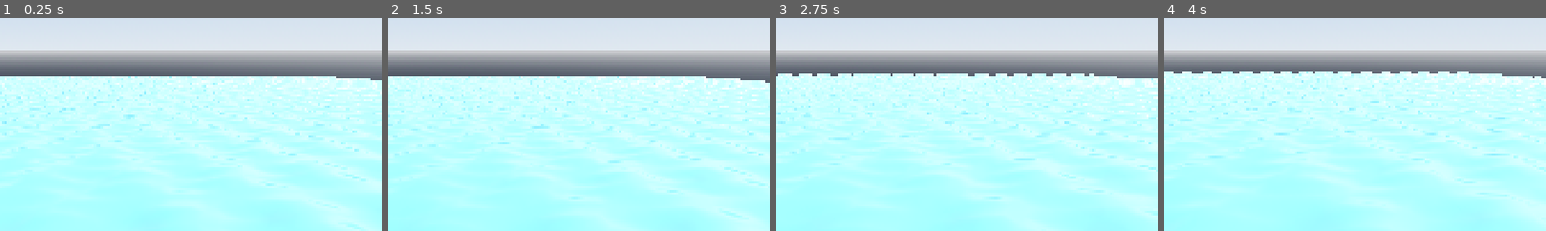
Above: before the commit, frames 1-4 (left to right).
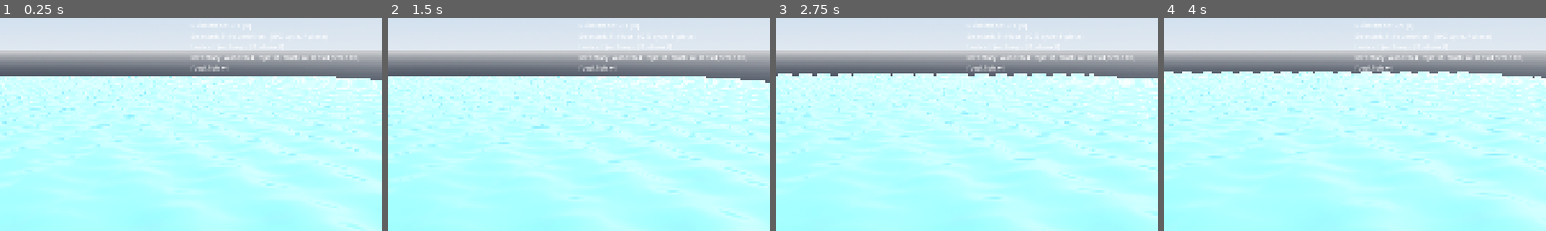
Above: after the commit, the same moments.

Repository: Garoro0920/sunken-atoll
Game: Godot game, scene res://scenes/levels/stranding/stranding_demo.tscn
Two runs of this game, one before a commit and one after it. Both use one fixed random seed, a clock stepped at 60 frames per second and the inputs below.
Inputs:
- Up to frame 1 (0.25 s): no input
- Up to frame 2 (1.5 s): tap Enter (ui_accept) at 0.5, 0.77 s; hold D (move_right) 0.53-1.28 s; tap E (interact) at 0.6 s; hold Shift (dive_down) from 1.28 s (still down); tap Q (build_next) at 1.35 s
- Up to frame 3 (2.75 s): tap Enter (ui_accept) at 1.52 s; tap E (interact) at 1.55, 2.3 s; release Shift (dive_down) at 2.03 s; hold D (move_right) from 2.03 s (still down); tap F (build_place) at 2.1 s
- Up to frame 4 (4 s): release D (move_right) at 2.78 s; hold Space (dive_up) 2.78-3.53 s; tap Z (build_prev) at 2.85 s; tap Enter (ui_accept) at 3.02, 3.77 s; tap E (interact) at 3.05, 3.8 s; hold A (move_left) from 3.53 s (still down); tap B (build_toggle) at 3.6 s
The pictures show only the part of the screen within x 50-100%, y 0-50%; the shares and areas given below are measured in that part.

The runs differ from the first frame. In frame 1, 0.7% of the frame differs, in the area x 50-94%, y 2-26%; in frame 2, 0.7%; in frame 3, 0.7%; in frame 4, 0.7%.

Commit message:
fix(demo): make build / interact actually visible (HUD + PartFactory)
PO followup report: WASD + Space worked but B (build mode), Q/Z (cycle),
F (place), and E (interact) "did nothing". Root cause was not input
plumbing — those actions WERE firing — but every effect was invisible:

  - build_toggle and selected_part_changed had no UI subscribers, so
    pressing B / Q / Z produced state changes the player couldn't see
  - F placed a bare FloatingNode + collider with no MeshInstance3D,
    leaving the result physically present but graphically empty
  - E ran the raycast but the placed parts had no Interactable child,
    so player.interact() always returned null and the controller
    emitted "no_focus" silently

Resolved by giving every observable change a visible representation:

NEW src/gameplay/building/part_factory.gd
  build(definition: BuildingPartDefinition) -> Node3D returns a
  StaticBody3D with:
    - MeshInstance3D + BoxMesh sized to definition.size_m
    - StandardMaterial3D coloured per category (foundation/floor/wall/
      roof tan; furniture blue; functional teal)
    - CollisionShape3D + matching BoxShape3D
    - For T1 furniture/functional ids, an appropriately-typed
      Interactable child (BedInteractable, StorageInteractable,
      WaterPurifierInteractable) plus the interactable layer bit so
      the player raycast picks the body up.

src/gameplay/player/player_input_controller.gd
  _try_place_at_cursor() now delegates to PartFactory.build() instead
  of building the invisible RigidBody3D + collider stub.

src/gameplay/player/player_character.gd
  - interact_layer_mask now scans BOTH layer 1 (world) and layer 4
    (interactable). Comment documents why both.
  - _update_focused_interactable() walks one level down via the new
    _find_interactable_in_collider() so a raycast hit on a part's
    StaticBody3D is mapped to the Interactable child PartFactory
    attached.

NEW scenes/levels/stranding/demo_hud.gd + DemoHud CanvasLayer in
stranding_demo.tscn. Four labels surface the otherwise invisible
state:
    Build mode: ON/OFF [B]
    Selected: <part>   [Q/Z cycle, F place]
    Look at: <interactable name>   [E interact]
    Inventory: wood x24, rope x6, ...

scenes/levels/stranding/stranding_demo.gd
  _wire_hud(): connects PlayerInputController.build_mode_changed,
  PlayerInputController.selected_part_changed,
  PlayerCharacter.interactable_focused / interactable_lost, and
  Inventory.changed so the HUD reflects every system event in real
  time. Initial sync after wiring covers the no-event-yet case.

Tests: 132 cases / 0 failures / 0 errors (no test changes needed).

Refs: PO bug followup on stranding demo input visibility

Co-Authored-By: Claude Opus 4.7 (1M context) <noreply@anthropic.com>

Diff:
--- /dev/null
+++ b/scenes/levels/stranding/demo_hud.gd
@@ -0,0 +1,69 @@
+class_name DemoHud
+extends CanvasLayer
+
+## Minimal heads-up display for the Sprint 1 stranding demo.
+##
+## Surfaces the otherwise-invisible state changes that the demo
+## generates (build mode toggle, selected part cycling, focused
+## interactable) so PO and Claude Code can verify input + system
+## interaction without instrumenting the engine.
+
+@onready var build_mode_label: Label = $MarginContainer/VBox/BuildModeLabel
+@onready var selected_part_label: Label = $MarginContainer/VBox/SelectedPartLabel
+@onready var interact_label: Label = $MarginContainer/VBox/InteractLabel
+@onready var inventory_label: Label = $MarginContainer/VBox/InventoryLabel
+
+
+func _ready() -> void:
+	update_build_mode(false)
+	update_selected_part(&"")
+	update_interact_target(null)
+	update_inventory(null)
+
+
+func update_build_mode(active: bool) -> void:
+	if build_mode_label == null:
+		return
+	build_mode_label.text = "Build mode: %s" % ("ON [B]" if active else "OFF [B]")
+
+
+func update_selected_part(part_id: StringName) -> void:
+	if selected_part_label == null:
+		return
+	if part_id == &"":
+		selected_part_label.text = "Selected: (none)"
+		return
+	var def: BuildingPartDefinition = T1PartCatalog.find(part_id)
+	var label: String = "(unknown)" if def == null else def.display_name
+	selected_part_label.text = "Selected: %s   [Q/Z cycle, F place]" % label
+
+
+func update_interact_target(target: Node) -> void:
+	if interact_label == null:
+		return
+	if target == null:
+		interact_label.text = "Look at: (nothing)   [E interact]"
+		return
+	var label: String = ""
+	if target is Interactable:
+		label = (target as Interactable).display_label
+	if label.is_empty():
+		label = target.name
+	interact_label.text = "Look at: %s   [E interact]" % label
+
+
+func update_inventory(inv: Inventory) -> void:
+	if inventory_label == null:
+		return
+	if inv == null:
+		inventory_label.text = "Inventory: (none)"
+		return
+	var snapshot: Dictionary = inv.snapshot()
+	var parts: Array[String] = []
+	for key in snapshot.keys():
+		var item_id: StringName = key as StringName
+		parts.append("%s x%d" % [String(item_id), int(snapshot[key])])
+	if parts.is_empty():
+		inventory_label.text = "Inventory: (empty)"
+	else:
+		inventory_label.text = "Inventory: %s" % ", ".join(parts)
--- a/scenes/levels/stranding/stranding_demo.gd
+++ b/scenes/levels/stranding/stranding_demo.gd
@@ -31,12 +31,14 @@
 @onready var integrity: StructuralIntegrity = $StructuralIntegrity
 @onready var parts_root: Node3D = $Parts
 @onready var water_field: Node = $WaterField
+@onready var hud: DemoHud = $DemoHud
 
 
 func _ready() -> void:
 	_wire_systems()
 	if auto_grant_starter:
 		_grant_starter_inventory()
+	_wire_hud()
 
 
 func _wire_systems() -> void:
@@ -55,6 +57,25 @@
 	player.bind_dependencies(water_field, player.get_survival_manager())
 
 
+func _wire_hud() -> void:
+	if hud == null:
+		return
+	# Drive HUD from the systems' signals so PO can verify input
+	# without the engine console.
+	input.build_mode_changed.connect(hud.update_build_mode)
+	input.selected_part_changed.connect(hud.update_selected_part)
+	player.interactable_focused.connect(hud.update_interact_target)
+	player.interactable_lost.connect(func() -> void: hud.update_interact_target(null))
+	var inv: Inventory = player.get_inventory()
+	if inv != null:
+		inv.changed.connect(func() -> void: hud.update_inventory(inv))
+	# Initial sync.
+	hud.update_build_mode(input.build_mode_active)
+	hud.update_selected_part(input.get_selected_part_id())
+	hud.update_interact_target(player.get_focused_interactable())
+	hud.update_inventory(inv)
+
+
 func _grant_starter_inventory() -> void:
 	var inv: Inventory = player.get_inventory()
 	if inv == null:
--- a/scenes/levels/stranding/stranding_demo.tscn
+++ b/scenes/levels/stranding/stranding_demo.tscn
@@ -7,6 +7,7 @@
 [ext_resource type="Script" path="res://scenes/prototypes/floating/water_field.gd" id="5_field"]
 [ext_resource type="Shader" path="res://resources/shaders/water/water_surface.gdshader" id="6_water_shader"]
 [ext_resource type="Resource" path="res://resources/materials/water/preset_shallow.tres" id="7_water_mat"]
+[ext_resource type="Script" path="res://scenes/levels/stranding/demo_hud.gd" id="8_hud"]
 
 [sub_resource type="ProceduralSkyMaterial" id="ProceduralSkyMaterial_sky"]
 sky_top_color = Color(0.5, 0.65, 0.85, 1)
@@ -77,3 +78,36 @@
 support_proximity_m = 5.0
 
 [node name="Parts" type="Node3D" parent="."]
+
+[node name="DemoHud" type="CanvasLayer" parent="."]
+script = ExtResource("8_hud")
+
+[node name="MarginContainer" type="MarginContainer" parent="DemoHud"]
+anchors_preset = 1
+anchor_left = 1.0
+anchor_right = 1.0
+offset_left = -480.0
+offset_right = -16.0
+offset_top = 16.0
+offset_bottom = 200.0
+grow_horizontal = 0
+
+[node name="VBox" type="VBoxContainer" parent="DemoHud/MarginContainer"]
+layout_mode = 2
+
+[node name="BuildModeLabel" type="Label" parent="DemoHud/MarginContainer/VBox"]
+layout_mode = 2
+text = "Build mode: OFF [B]"
+
+[node name="SelectedPartLabel" type="Label" parent="DemoHud/MarginContainer/VBox"]
+layout_mode = 2
+text = "Selected: (none)"
+
+[node name="InteractLabel" type="Label" parent="DemoHud/MarginContainer/VBox"]
+layout_mode = 2
+text = "Look at: (nothing)   [E interact]"
+
+[node name="InventoryLabel" type="Label" parent="DemoHud/MarginContainer/VBox"]
+layout_mode = 2
+text = "Inventory: (none)"
+autowrap_mode = 3
--- /dev/null
+++ b/src/gameplay/building/part_factory.gd
@@ -0,0 +1,95 @@
+class_name PartFactory
+extends RefCounted
+
+## Builds a runtime Node3D representation of a BuildingPartDefinition.
+##
+## Per specs/features/building_system.md §3.4 and §3.5. Sprint 1's
+## stub factory used in PlayerInputController spawned a bare
+## FloatingNode + collider, which made placed parts INVISIBLE and
+## made the interact raycast pointless (no Interactable to focus).
+## This factory replaces that stub with a proper built node:
+##   - StaticBody3D root (placed parts don't need buoyancy on the
+##     fixed island; the prototype-derived FloatingNode is reserved
+##     for the actual floating-base scenes that will land in Sprint 2)
+##   - MeshInstance3D child with a BoxMesh sized to the part
+##   - CollisionShape3D child with a matching BoxShape3D
+##   - For furniture / functional parts, an Interactable child of the
+##     correct subclass so the player's interact raycast finds it via
+##     PlayerCharacter._find_interactable_in_collider.
+##
+## A future iteration will swap the BoxMesh/StandardMaterial3D for
+## real per-part .tscn prefabs; the public API (build(definition))
+## stays the same.
+
+const COLLISION_LAYER_WORLD := 1
+const COLLISION_LAYER_INTERACTABLE := 1 << 3  # bit 4 (one-based: layer 4)
+
+
+static func build(definition: BuildingPartDefinition) -> Node3D:
+	var root := StaticBody3D.new()
+	root.name = String(definition.id)
+	root.set_meta("definition", definition)
+	root.collision_layer = COLLISION_LAYER_WORLD
+	root.collision_mask = COLLISION_LAYER_WORLD
+
+	var mesh_inst := MeshInstance3D.new()
+	var box_mesh := BoxMesh.new()
+	box_mesh.size = definition.size_m
+	mesh_inst.mesh = box_mesh
+	var material := StandardMaterial3D.new()
+	material.albedo_color = _color_for_category(definition.category)
+	mesh_inst.material_override = material
+	root.add_child(mesh_inst)
+
+	var col_shape := CollisionShape3D.new()
+	var box_shape := BoxShape3D.new()
+	box_shape.size = definition.size_m
+	col_shape.shape = box_shape
+	root.add_child(col_shape)
+
+	var interactable: Interactable = _maybe_create_interactable(definition)
+	if interactable != null:
+		interactable.name = "Interactable"
+		root.add_child(interactable)
+		# Add the interactable layer so the player raycast (which masks
+		# both world and interactable layers) hits this body and we then
+		# walk up to the Interactable child.
+		root.collision_layer |= COLLISION_LAYER_INTERACTABLE
+
+	return root
+
+
+static func _maybe_create_interactable(definition: BuildingPartDefinition) -> Interactable:
+	match definition.id:
+		T1PartCatalog.ID_BED:
+			var bed := BedInteractable.new()
+			bed.display_label = "Sleep"
+			return bed
+		T1PartCatalog.ID_STORAGE:
+			var storage := StorageInteractable.new()
+			storage.display_label = "Open Storage"
+			# Each storage instance owns its own internal Inventory.
+			storage.stored = Inventory.new()
+			return storage
+		T1PartCatalog.ID_WATER_PURIFIER:
+			var purifier := WaterPurifierInteractable.new()
+			purifier.display_label = "Collect Water"
+			return purifier
+	return null
+
+
+static func _color_for_category(category: int) -> Color:
+	match category:
+		BuildingPartDefinition.Category.FOUNDATION:
+			return Color(0.62, 0.42, 0.22)  # weathered wood
+		BuildingPartDefinition.Category.FLOOR:
+			return Color(0.74, 0.56, 0.32)  # plank
+		BuildingPartDefinition.Category.WALL:
+			return Color(0.55, 0.42, 0.26)  # darker plank
+		BuildingPartDefinition.Category.ROOF:
+			return Color(0.42, 0.30, 0.18)  # darkest plank
+		BuildingPartDefinition.Category.FURNITURE:
+			return Color(0.28, 0.50, 0.72)  # blue-ish for utility
+		BuildingPartDefinition.Category.FUNCTIONAL:
+			return Color(0.40, 0.72, 0.55)  # teal-green for machine
+	return Color(1, 1, 1)
--- a/src/gameplay/player/player_character.gd
+++ b/src/gameplay/player/player_character.gd
@@ -27,8 +27,12 @@
 @export var inventory_path: NodePath
 @export var interact_origin_height_m: float = 1.0
 @export var interact_range_m: float = 2.5
-## Physics layer mask used for the interactable raycast.
-@export_flags_3d_physics var interact_layer_mask: int = 0b00100000  # default: layer 6
+## Physics layer mask used for the interactable raycast. Default scans
+## both the world layer (so we hit a part's StaticBody3D) and the
+## interactable layer (so we definitely catch it). The Interactable
+## itself is found by walking the collider's children — see
+## _find_interactable_in_collider.
+@export_flags_3d_physics var interact_layer_mask: int = 0b00001001  # layers 1 + 4
 ## Optional speed multiplier driven by SurvivalManager-derived modifiers
 ## (e.g. hunger penalty). Updated externally; defaults to 1.0.
 @export var speed_scale: float = 1.0
@@ -173,7 +177,8 @@
 	var hit: Dictionary = space_state.intersect_ray(query)
 	var new_focus: Node = null
 	if not hit.is_empty():
-		new_focus = hit.get("collider", null) as Node
+		var collider: Node = hit.get("collider", null) as Node
+		new_focus = _find_interactable_in_collider(collider)
 	if new_focus != _focused_interactable:
 		_focused_interactable = new_focus
 		if new_focus == null:
@@ -182,6 +187,20 @@
 			interactable_focused.emit(new_focus)
 
 
+## A part's StaticBody3D root carries an Interactable child (per
+## PartFactory). The raycast hits the StaticBody3D, so we walk one
+## level down to find the actual Interactable.
+func _find_interactable_in_collider(collider: Node) -> Interactable:
+	if collider == null:
+		return null
+	if collider is Interactable:
+		return collider as Interactable
+	for child in collider.get_children():
+		if child is Interactable:
+			return child as Interactable
+	return null
+
+
 ## Hook called by the input layer when the interact key is pressed.
 ## Returns the focused Node if any (so callers can treat it as a "use"
 ## verb on storage / water_purifier / etc.).
--- a/src/gameplay/player/player_input_controller.gd
+++ b/src/gameplay/player/player_input_controller.gd
@@ -159,22 +159,8 @@
 	var forward: Vector3 = -player.global_transform.basis.z
 	var pos: Vector3 = player.global_position + forward * place_distance_m
 	var rot_y: float = player.rotation.y
-	# Sprint-1 placeholder factory: produces a bare FloatingNode + box
-	# collider so tests can exercise placement without scene-instancing.
-	# A later iteration will load the matching .tscn per definition.id.
-	var factory := func(_d: BuildingPartDefinition) -> Node3D:
-		var node: FloatingNode = FloatingNode.new()
-		node.displaced_volume = (_d.displaced_volume if _d.displaced_volume > 0.0 else 0.4)
-		node.sample_extents = (
-			_d.sample_extents
-			if _d.sample_extents.length_squared() > 0.0
-			else Vector3(0.4, 0.2, 0.4)
-		)
-		node.set_meta("definition", _d)
-		var col := CollisionShape3D.new()
-		var box := BoxShape3D.new()
-		box.size = _d.size_m
-		col.shape = box
-		node.add_child(col)
-		return node
+	# Production-shaped factory: PartFactory builds a visible StaticBody3D
+	# with a mesh, collision, and (for furniture / functional categories)
+	# the appropriate Interactable child.
+	var factory := func(d: BuildingPartDefinition) -> Node3D: return PartFactory.build(d)
 	building_placement.try_place(definition, pos, rot_y, factory)
Not shown, added: scenes/levels/stranding/demo_hud.gd.uid
Not shown: 1 places in scenes/levels/stranding/stranding_demo.tscn that only renumber resources
Not shown, added: src/gameplay/building/part_factory.gd.uid
